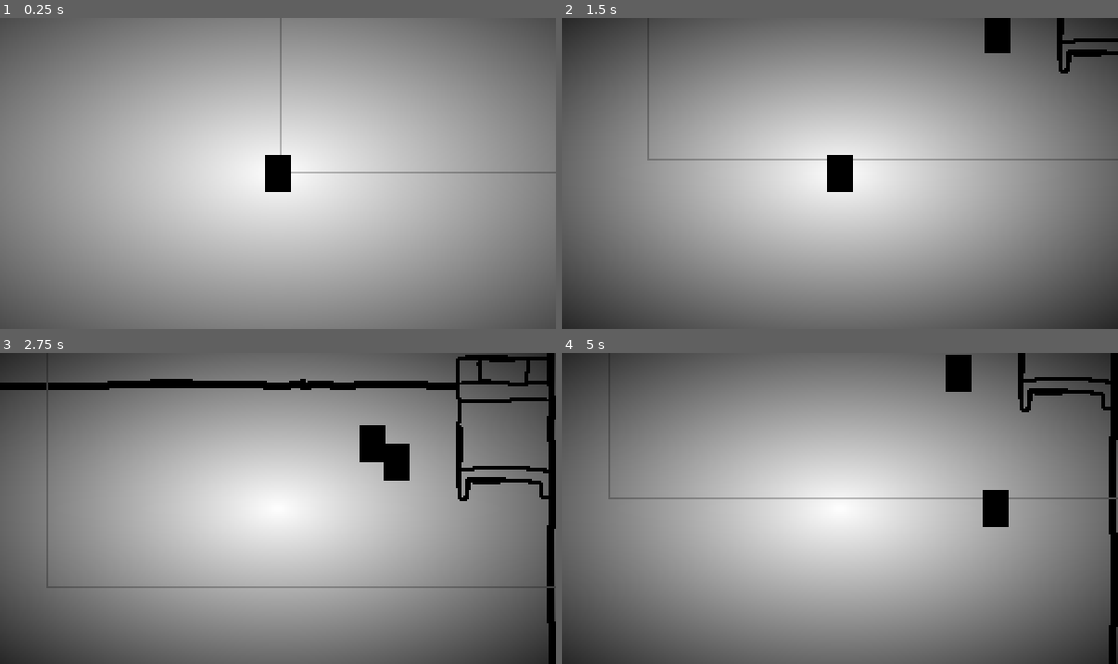
Above: before the commit, frames 1-4 (two rows, left to right).
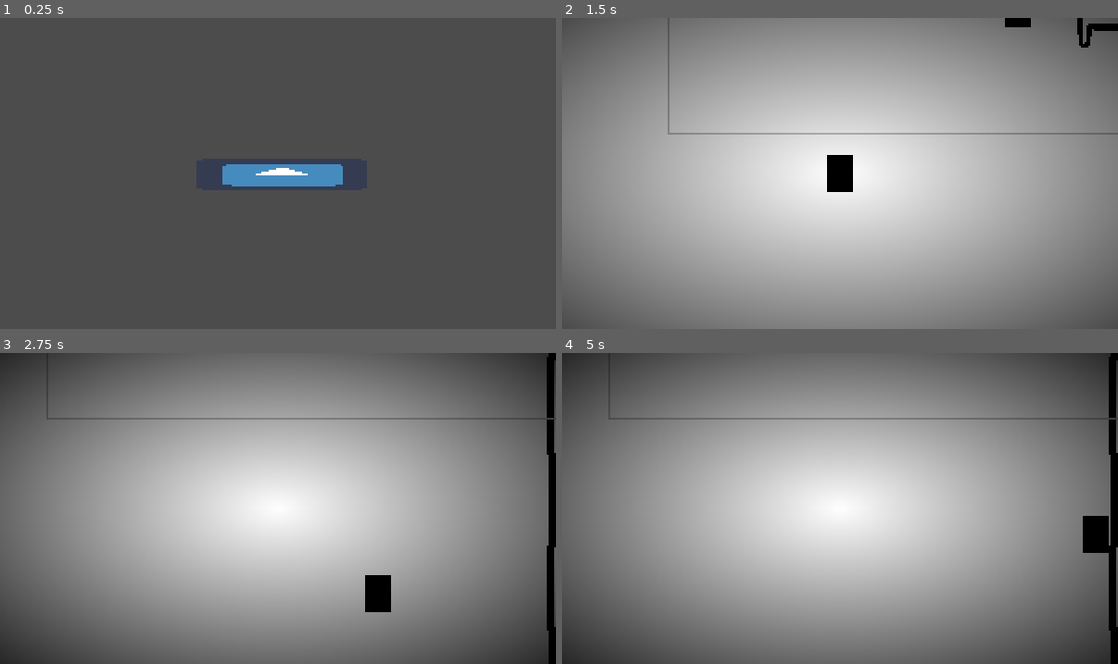
Above: after the commit, the same moments.

Repository: EdBarrancos/Operation_Ai_pain
Game: Godot game, scene res://Scenes/World.tscn
Two runs of this game, one before a commit and one after it. Both use one fixed random seed, a clock stepped at 60 frames per second and the inputs below. The engine's default icon, where the game draws it, is replaced by a stand-in: a white triangle on a blue panel in a dark square.
Inputs:
- Up to frame 1 (0.25 s): no input
- Up to frame 2 (1.5 s): tap Enter (ui_accept) at 0.5, 0.6, 0.77, 1.07 s; hold D (RIGHT) 0.53-1.28 s; hold S (DOWN) from 1.28 s (still down); tap T (TEST) at 1.35 s
- Up to frame 3 (2.75 s): tap Enter (ui_accept) at 1.52, 1.55, 1.82, 2.1 s; release S (DOWN) at 2.03 s; hold D (RIGHT) from 2.03 s (still down)
- Up to frame 4 (5 s): release D (RIGHT) at 2.78 s; hold W (UP) 2.78-3.53 s; tap T (TEST) at 2.85, 4.35 s; tap Enter (ui_accept) at 3.02, 3.05, 3.32, 3.6, 3.77, 4.07, 4.52, 4.55, 4.82 s; hold A (LEFT) from 3.53 s (still down)

The runs differ from the first frame. In frame 1, 95% of the frame differs, in the area x 0-100%, y 0-100%; in frame 2, 28%; in frame 3, 6.6%; in frame 4, 4.0%.

Commit message:
Add PlaceHolder MainMenu

Diff:
--- a/OperationAi/Scenes/Menus/MainMenu.tscn
+++ b/OperationAi/Scenes/Menus/MainMenu.tscn
@@ -1,3 +1,12 @@
-[gd_scene format=2]
+[gd_scene load_steps=3 format=2]
+
+[ext_resource path="res://icon.png" type="Texture" id=1]
+[ext_resource path="res://Scripts/MainMenu.gd" type="Script" id=2]
 
 [node name="MainMenu" type="Node2D"]
+script = ExtResource( 2 )
+
+[node name="Sprite" type="Sprite" parent="."]
+position = Vector2( 151.994, 84.5292 )
+scale = Vector2( 1.43406, 0.268307 )
+texture = ExtResource( 1 )
--- a/OperationAi/Scenes/World.tscn
+++ b/OperationAi/Scenes/World.tscn
@@ -1,10 +1,9 @@
 [gd_scene load_steps=3 format=2]
 
-[ext_resource path="res://Scenes/Room.tscn" type="PackedScene" id=1]
+[ext_resource path="res://Scenes/Menus/MainMenu.tscn" type="PackedScene" id=1]
 [ext_resource path="res://Scripts/WorldManager.gd" type="Script" id=2]
 
 [node name="World" type="Node2D"]
 script = ExtResource( 2 )
 
-[node name="Room" parent="." instance=ExtResource( 1 )]
-position = Vector2( 0, -1.12247 )
+[node name="MainMenu" parent="." instance=ExtResource( 1 )]
--- /dev/null
+++ b/OperationAi/Scripts/MainMenu.gd
@@ -0,0 +1,17 @@
+extends Node2D
+
+
+# Declare member variables here. Examples:
+# var a = 2
+# var b = "text"
+
+
+# Called when the node enters the scene tree for the first time.
+func _ready():
+	pass # Replace with function body.
+
+
+# Called every frame. 'delta' is the elapsed time since the previous frame.
+func _process(delta):
+	if Input.is_action_just_pressed("ui_accept"):
+		get_parent().SwitchToRoom(self)
